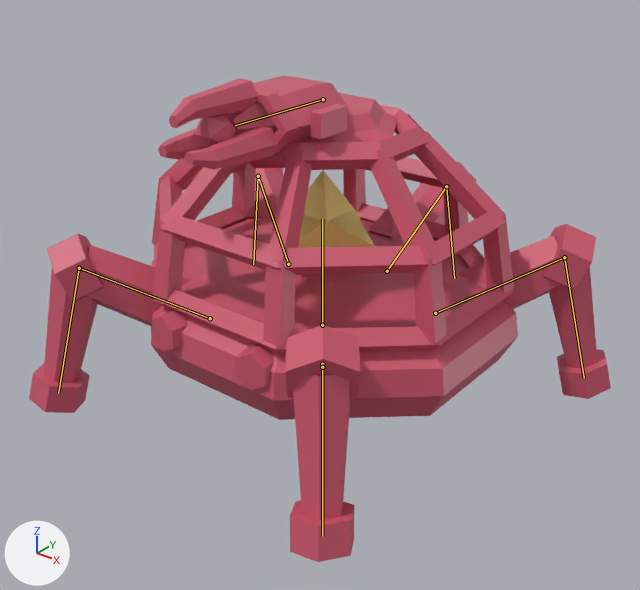
The glTF model public/models/enemies/crab_gunner.glb, before and after one commit.
One viewpoint serves both versions: a 50 mm lens placed at (2.42, -3.04, 2.35), pointed at (0.04, -0.08, 0.51). The lights are fixed; the arrows at lower left show +X, +Y and +Z. The older version comes first. The bones that bend it are drawn over the model as lines.

The first picture shows 'detail_cannon', 'flesh', 'star_core'.
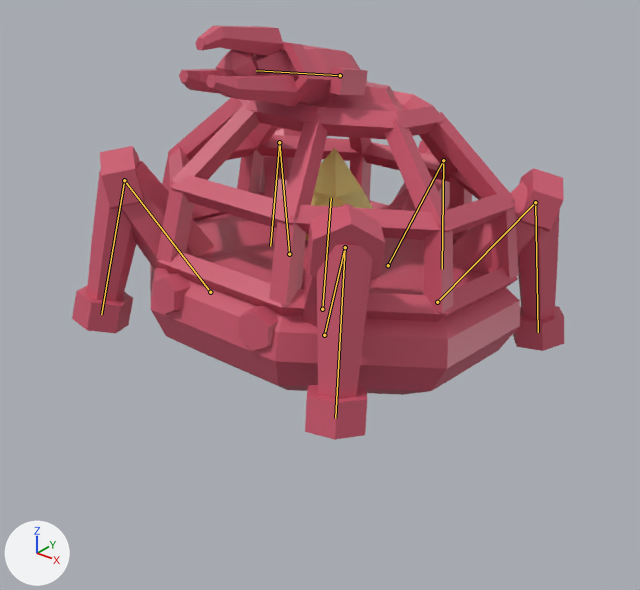
The newer file adds an action. The first version stands in its rest pose; the second is drawn at frame 6 of the action 'crab_jump_launch'.

Boxes (x1, y1, x2, y2) around the edits, measured in the pictures (640 x 590 px):
'flesh', posed (15% narrower, 24% shorter)
    before: (29, 105, 611, 562)
    after: (72, 91, 564, 440)
'detail_cannon', posed (8% shorter)
    before: (158, 76, 397, 170)
    after: (179, 26, 407, 112)
'star_core', posed
    before: (298, 170, 374, 248)
    after: (282, 148, 373, 240)
bone 'root', root to tip
    before: (322, 325) to (322, 219)
    after: (322, 309) to (331, 198)
bone 'leg_B_upper', root to tip
    before: (387, 271) to (446, 186)
    after: (388, 265) to (443, 160)
bone 'leg_B_lower', root to tip
    before: (446, 186) to (454, 278)
    after: (443, 160) to (442, 269)
bone 'leg_FL_upper', root to tip
    before: (210, 318) to (79, 268)
    after: (210, 292) to (124, 180)
bone 'leg_FL_lower', root to tip
    before: (79, 268) to (58, 393)
    after: (124, 180) to (101, 314)
bone 'leg_FR_upper', root to tip
    before: (322, 364) to (322, 367)
    after: (324, 335) to (345, 247)
bone 'leg_FR_lower', root to tip
    before: (322, 367) to (322, 536)
    after: (345, 247) to (335, 418)
bone 'leg_RL_upper', root to tip
    before: (288, 264) to (258, 176)
    after: (289, 254) to (279, 142)
bone 'leg_RL_lower', root to tip
    before: (258, 176) to (253, 264)
    after: (279, 142) to (270, 246)
bone 'leg_RR_upper', root to tip
    before: (435, 313) to (564, 257)
    after: (437, 302) to (535, 202)
bone 'leg_RR_lower', root to tip
    before: (564, 257) to (584, 378)
    after: (535, 202) to (538, 332)
bone 'turret', root to tip
    before: (323, 99) to (235, 125)
    after: (340, 75) to (256, 70)

The change in detail:
Bone 'root' (bone_root) moves from (0.0, 0.0, 0.0) to (0.0, 0.09, 0.0).
Bone 'root' (bone_root) turns from (0, 0, 0) to (-6, 0, 0) degrees about its own x, y and z.
Bone 'leg_B_upper' (bone_leg_b_upper) turns from (0, 0, 0) to (24, -3, -5) degrees about its own x, y and z.
Bone 'leg_B_lower' (bone_leg_b_lower) turns from (0, 0, 0) to (-29, 0, 0) degrees about its own x, y and z.
Bone 'leg_FL_upper' (bone_leg_fl_upper) turns from (0, 0, 0) to (3, -3, -24) degrees about its own x, y and z.
Bone 'leg_FL_lower' (bone_leg_fl_lower) turns from (0, 0, 0) to (19, 4, -21) degrees about its own x, y and z.
Bone 'leg_FR_upper' (bone_leg_fr_upper) turns from (0, 0, 0) to (3, 3, 24) degrees about its own x, y and z.
Bone 'leg_FR_lower' (bone_leg_fr_lower) turns from (0, 0, 0) to (19, -4, 21) degrees about its own x, y and z.
Bone 'leg_RL_upper' (bone_leg_rl_upper) turns from (0, 0, 0) to (22, -2, -11) degrees about its own x, y and z.
Bone 'leg_RL_lower' (bone_leg_rl_lower) turns from (0, 0, 0) to (-20, -4, -20) degrees about its own x, y and z.
Bone 'leg_RR_upper' (bone_leg_rr_upper) turns from (0, 0, 0) to (22, 2, 11) degrees about its own x, y and z.
Bone 'leg_RR_lower' (bone_leg_rr_lower) turns from (0, 0, 0) to (-20, 4, 20) degrees about its own x, y and z.
Bone 'turret' (bone_turret) turns from (0, 0, 0) to (5, 0, 0) degrees about its own x, y and z.
